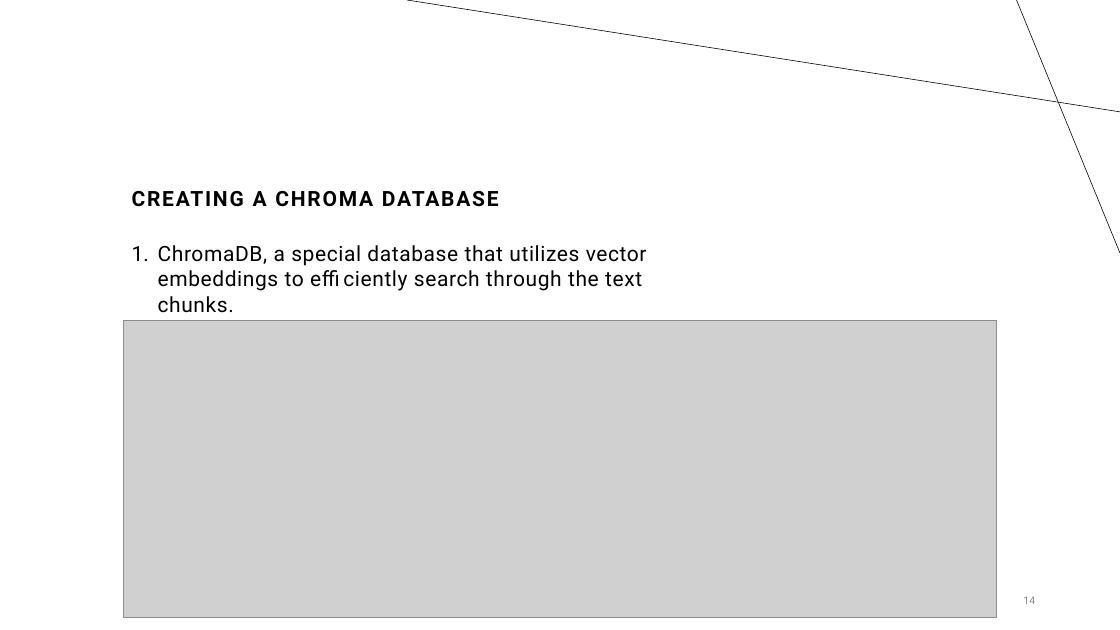
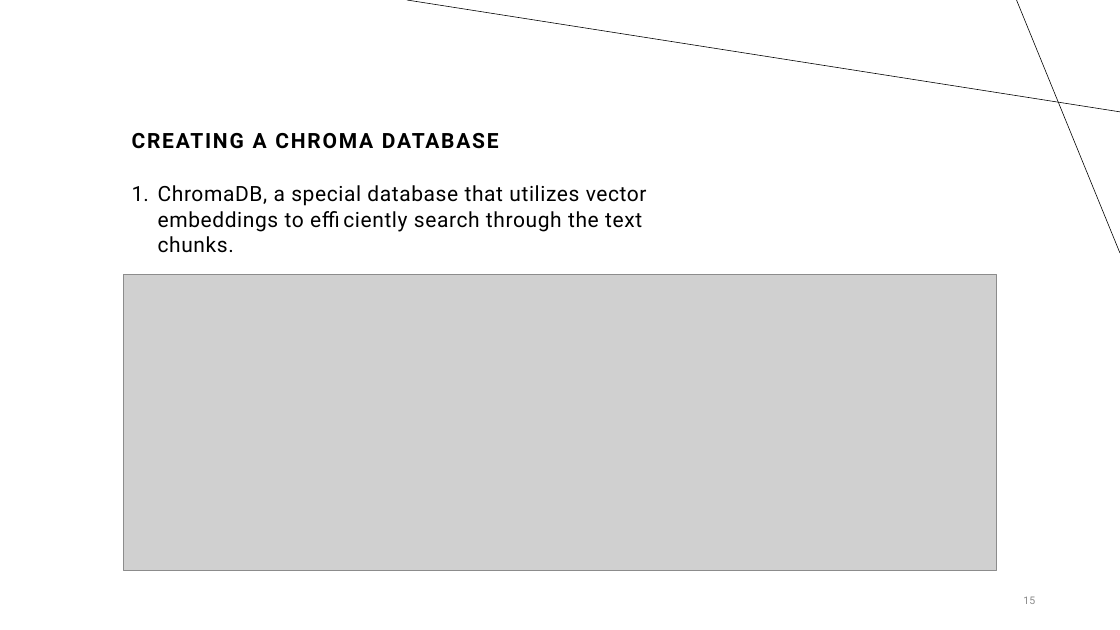
Before and after one commit to chetan284/RAG, a slide deck: slide 15 of RAG Demo Presentation.pptx (slide 14 before the commit). Drawn at 1120x630 pixels with LibreOffice and Linux fonts; fonts in the diff are those of the drawing; grey boxes stand for pictures. Boxes give left, top, right and bottom in pixels: in the first picture for what was removed or moved away, otherwise in the second. Text is boxed around its words. In the diff, an @@ line names an element or a change of style, - is before the commit and + after.

```diff
--- a/RAG Demo Presentation.pptx
+++ b/RAG Demo Presentation.pptx
@@ title "CREATING A CHROMA DATABASE": place and size @@
-title "CREATING A CHROMA DATABASE" at [132,191,499,207]
+title "CREATING A CHROMA DATABASE" at [132,133,499,149]
@@ text "ChromaDB, a special database that ...": place and size @@
-text "ChromaDB, a special database that ..." at [158,245,647,313]
+text "ChromaDB, a special database that ..." at [158,185,647,253]
@@ picture: place and size @@
-picture at [124,321,997,618]
+picture at [124,274,997,571]
@@ page number at [1023,596,1035,604]: text changed @@
-14
+15
```
Also in this commit, not shown: 1 other slide changed, 1 slide added.
